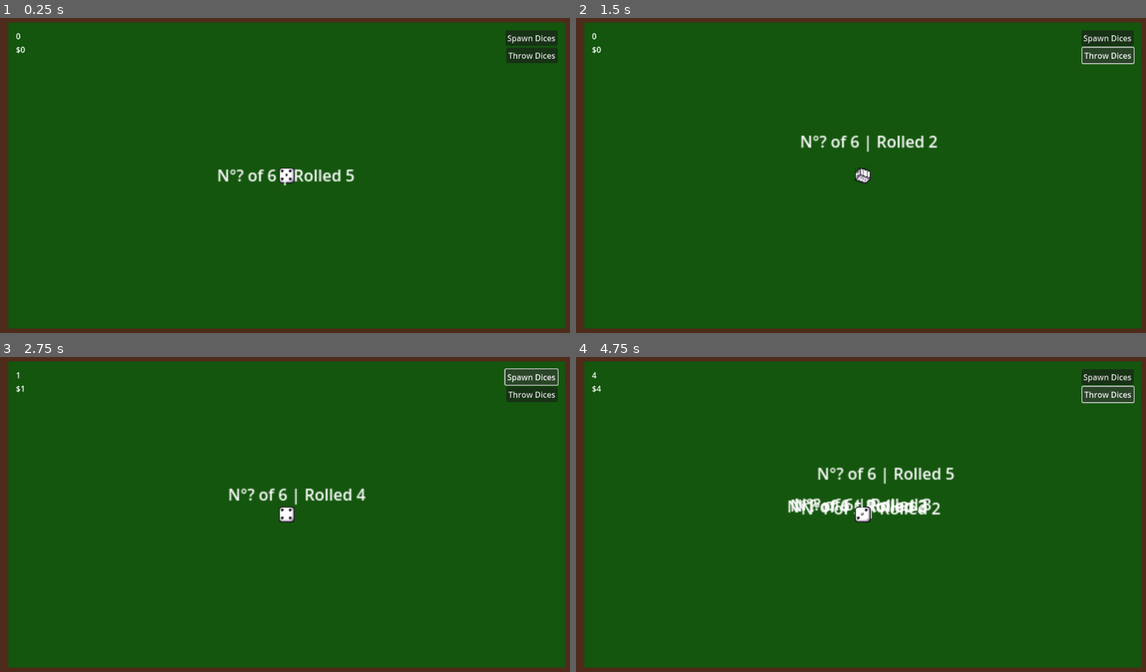
Above: before the commit, frames 1-4 (two rows, left to right).
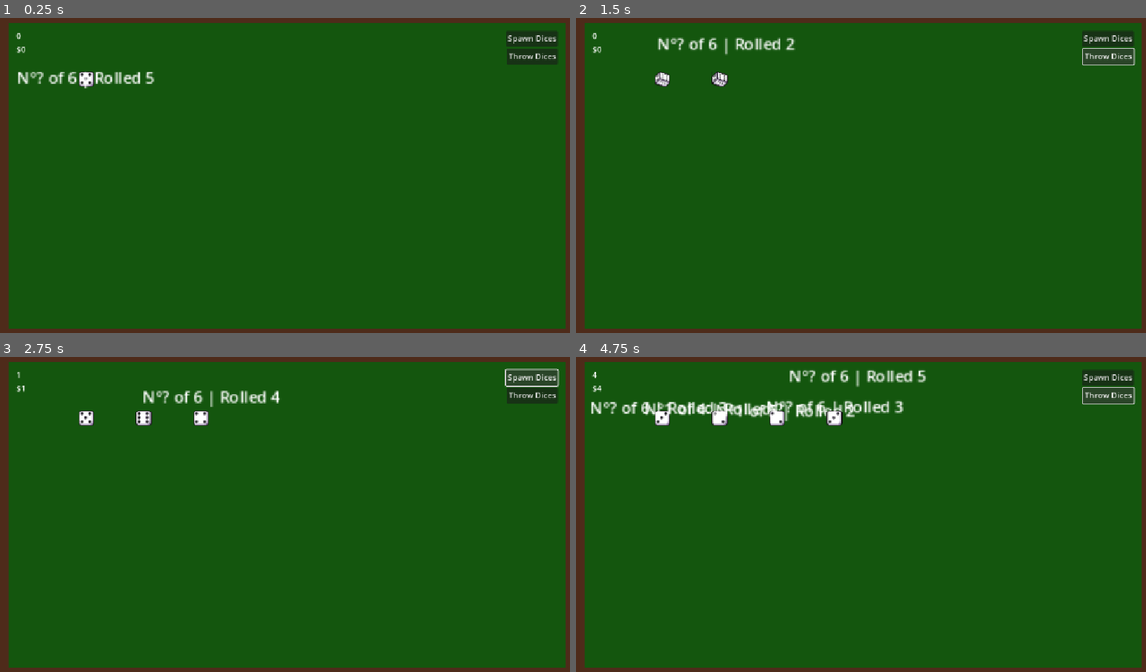
Above: after the commit, the same moments.

Repository: adufou/voie-romaine
Game: Godot game, scene res://main.tscn
Same seed, same stepped clock (60 frames per second), same inputs: the game is played once before the commit and once after it.
Inputs:
- Up to frame 1 (0.25 s): no input
- Up to frame 2 (1.5 s): click "Spawn Dices" at 0.5 s; click "Throw Dices" at 1.25 s
- Up to frame 3 (2.75 s): click "Spawn Dices" at 2 s
- Up to frame 4 (4.75 s): click "Throw Dices" at 2.75 s; click "Spawn Dices" at 3.5 s; click "Throw Dices" at 4.25 s

The runs differ from the first frame. In frame 1, 1.9% of the frame differs, in the area x 1-100%, y 1-99%; in frame 2, 2.2%; in frame 3, 2.4%; in frame 4, 5.2%.

Commit message:
feat: can have up to 32 dices

Diff:
--- a/main.tscn
+++ b/main.tscn
@@ -1,12 +1,10 @@
-[gd_scene load_steps=4 format=3 uid="uid://bp58kbvdtuqjq"]
+[gd_scene load_steps=3 format=3 uid="uid://bp58kbvdtuqjq"]
 
 [ext_resource type="PackedScene" uid="uid://c1e2lx06a1phf" path="res://scenes/table.tscn" id="1_ig7tw"]
-[ext_resource type="Script" uid="uid://dierdpj500oyn" path="res://scenes/table.gd" id="2_0xm2m"]
 [ext_resource type="PackedScene" uid="uid://73jt52qmeu7p" path="res://scenes/hud.tscn" id="3_h2yge"]
 
 [node name="Main" type="Node"]
 
 [node name="Table" parent="." instance=ExtResource("1_ig7tw")]
-script = ExtResource("2_0xm2m")
 
 [node name="HUD" parent="." instance=ExtResource("3_h2yge")]
--- a/project.godot
+++ b/project.godot
@@ -21,7 +21,7 @@
 
 [display]
 
-window/stretch/mode="viewport"
+window/stretch/mode="canvas_items"
 
 [rendering]
 
--- a/scenes/dice.gd
+++ b/scenes/dice.gd
@@ -94,6 +94,7 @@
 
 func lose():
 	print("LOSE")
+	Services.dices.remove_dice(self)
 	queue_free()
 
 func on_throw_lose():
--- a/scenes/pop_up_message.gd
+++ b/scenes/pop_up_message.gd
@@ -15,5 +15,4 @@
 	%Message.text = message
 
 func _on_timer_timeout() -> void:
-	print('Pop up message timeout')
 	queue_free()
--- a/scenes/table.tscn
+++ b/scenes/table.tscn
@@ -1,5 +1,6 @@
-[gd_scene load_steps=2 format=3 uid="uid://c1e2lx06a1phf"]
+[gd_scene load_steps=3 format=3 uid="uid://c1e2lx06a1phf"]
 
+[ext_resource type="Script" uid="uid://dierdpj500oyn" path="res://scenes/table.gd" id="1_eotx8"]
 [ext_resource type="Texture2D" uid="uid://dswcc20t8v3ni" path="res://assets/table.png" id="1_jd0nb"]
 
 [node name="Table" type="Control"]
@@ -9,7 +10,7 @@
 anchor_bottom = 1.0
 grow_horizontal = 2
 grow_vertical = 2
-metadata/_edit_use_anchors_ = true
+script = ExtResource("1_eotx8")
 
 [node name="NinePatchRect" type="NinePatchRect" parent="."]
 layout_mode = 1
--- a/services/dices/dices.gd
+++ b/services/dices/dices.gd
@@ -4,22 +4,70 @@
 
 @export var dice_scene: PackedScene
 
+const MAX_DICES = 32
+
 var table: Table
-var dices: Array[Dice]
+var dices: Dictionary[int, Dice]
 
 func init_table(table_instance: Table):
 	table = table_instance
 
+func first_available_dice_slot():
+	for i in range(MAX_DICES):
+		if not dices.has(i):
+			return i
+
+	return -1
+
 func add_dice():
+	var dice_slot = first_available_dice_slot()
+	if (dice_slot == -1):
+		return
+
 	var dice: Dice = dice_scene.instantiate()
 	table.add_child(dice)
 
-	var position = Vector2i(table.size) * 0.5
+	dice.position = get_dice_position(dice_slot)
+	dices[dice_slot] = dice
 
-	dice.position = position
+func remove_dice(dice: Dice):
+	for i in range(MAX_DICES):
+		if not dices.has(i):
+			continue
 
-	dices.append(dice)
+		if (dices[i] == dice):
+			dices.erase(i)
+
+func get_dice_position(slot: int) -> Vector2:
+	if slot < 0 or slot >= MAX_DICES:
+		return Vector2.ZERO
+
+	# Layout configuration
+	const ROWS = 4
+	const COLS = 8
+	const MARGIN_PERCENT = 0.1  # Margin around the grid as percentage of table size
+
+	# Calculate row and column from slot index
+	var row = slot / COLS
+	var col = slot % COLS
+
+	# Calculate usable area after applying margins
+	var table_size = Vector2(table.size)
+	var margin = table_size * MARGIN_PERCENT
+	var usable_area = table_size - (margin * 2)
+
+	# Calculate cell size and spacing
+	var cell_width = usable_area.x / COLS
+	var cell_height = usable_area.y / ROWS
+
+	# Calculate position within the grid
+	var x = margin.x + (col * cell_width) + (cell_width * 0.5)
+	var y = margin.y + (row * cell_height) + (cell_height * 0.5)
+
+	return Vector2(x, y)
 
 func throw_dices():
-	for dice in dices:
-		dice.throw()
+	for i in range(MAX_DICES):
+		if not dices.has(i):
+			continue
+		dices[i].throw()
